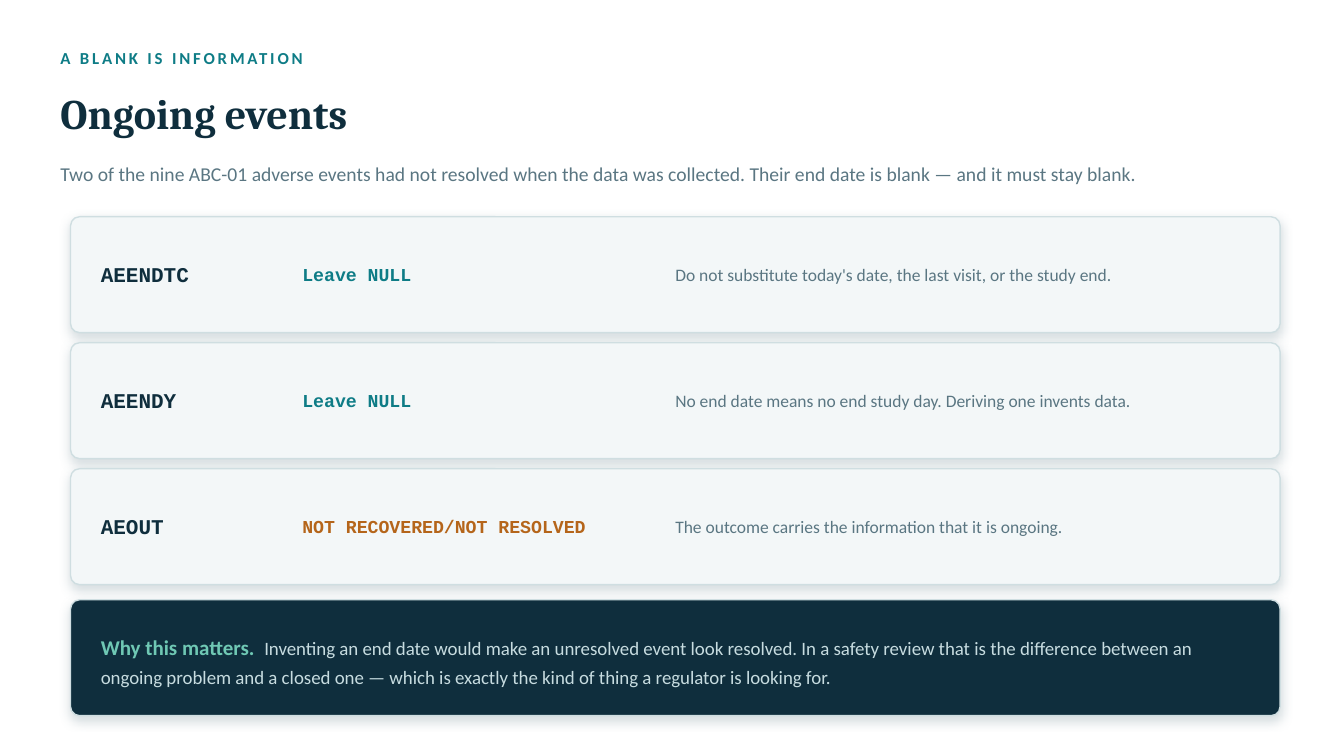
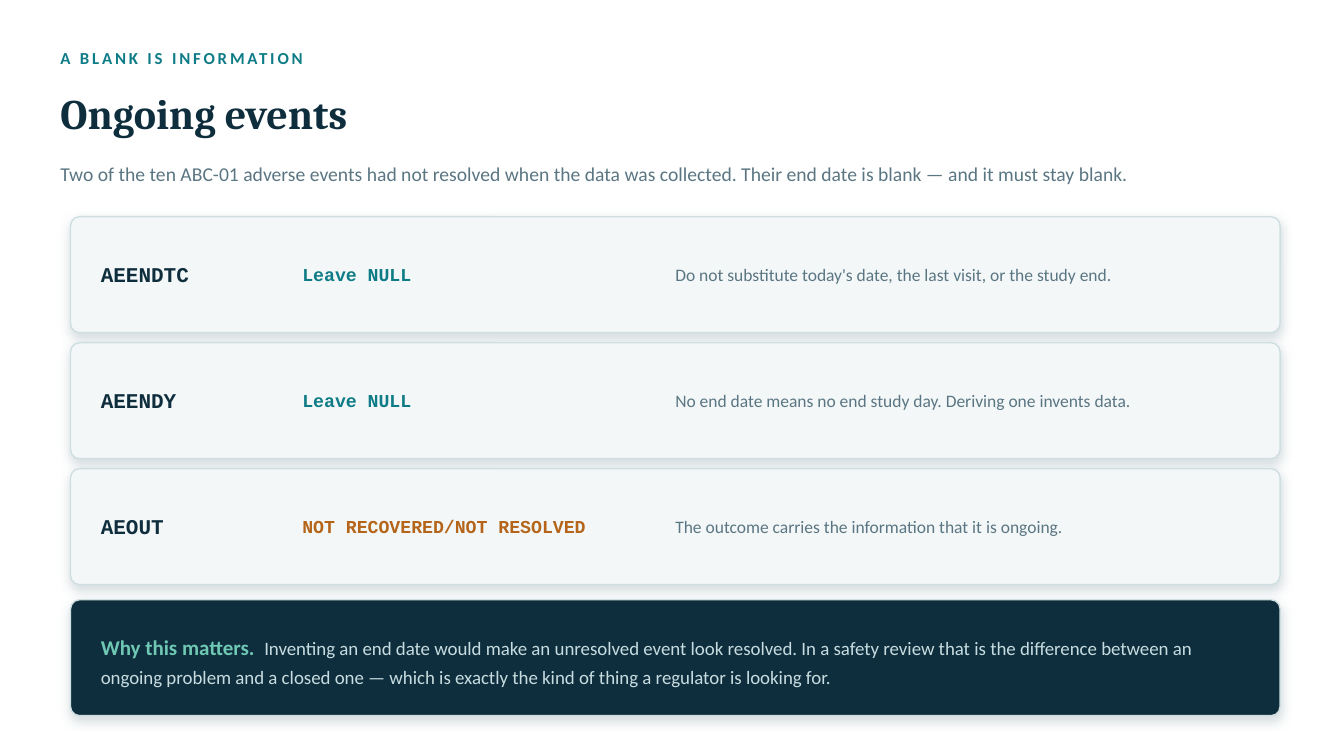
Before and after one commit to shabeebkk/sdtm-clinical-programming-bootcamp, a slide deck: slide 10 of presentations/06_events_interventions.pptx. Drawn at 1344x756 pixels with LibreOffice and Linux fonts; fonts in the diff are those of the drawing. Boxes give left, top, right and bottom in pixels: in the first picture for what was removed or moved away, otherwise in the second. Text is boxed around its words. In the diff, an @@ line names an element or a change of style, - is before the commit and + after.

```diff
--- a/presentations/06_events_interventions.pptx
+++ b/presentations/06_events_interventions.pptx
@@ text at (60, 167, 1127, 184): text changed @@
-Two of the nine ABC-01 adverse events had not resolved when the data was collected. Their end date is blank — and it must stay blank.
+Two of the ten ABC-01 adverse events had not resolved when the data was collected. Their end date is blank — and it must stay blank.
```
Also in this commit, not shown: 1 other slide changed, 44 other files.
